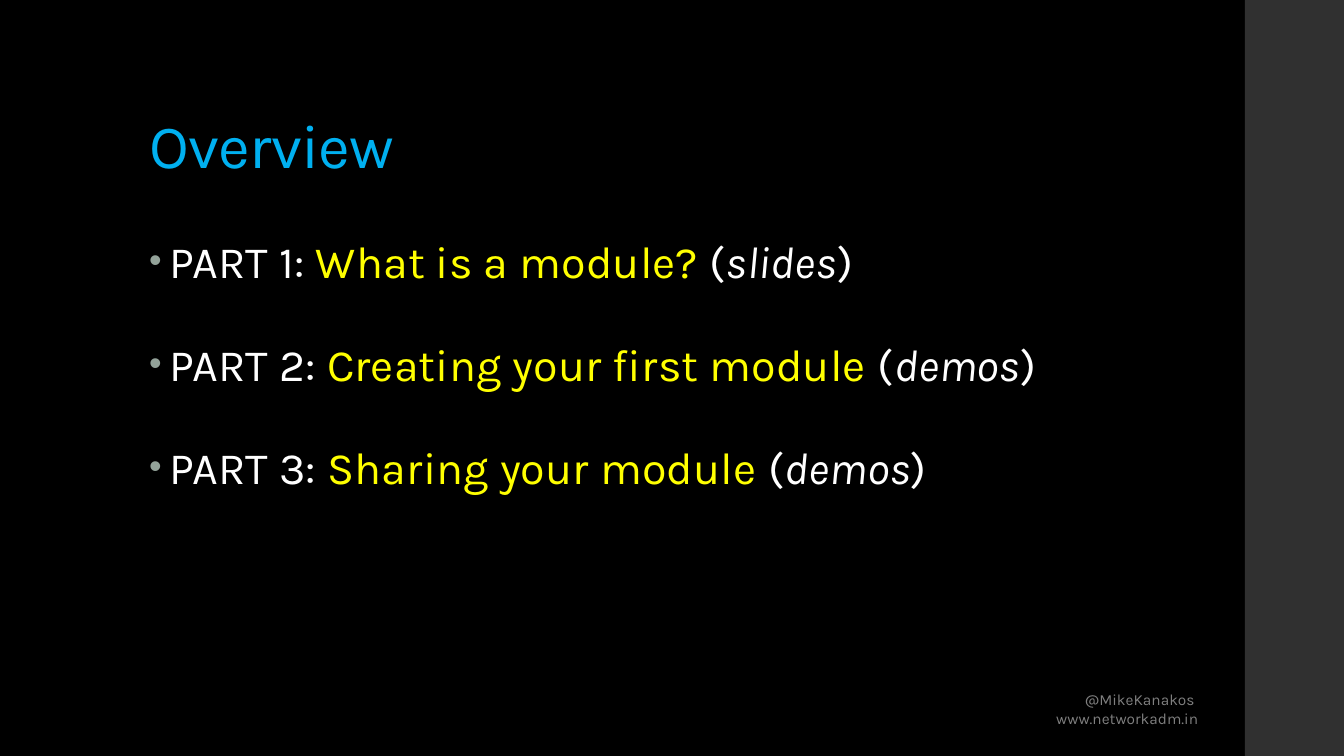
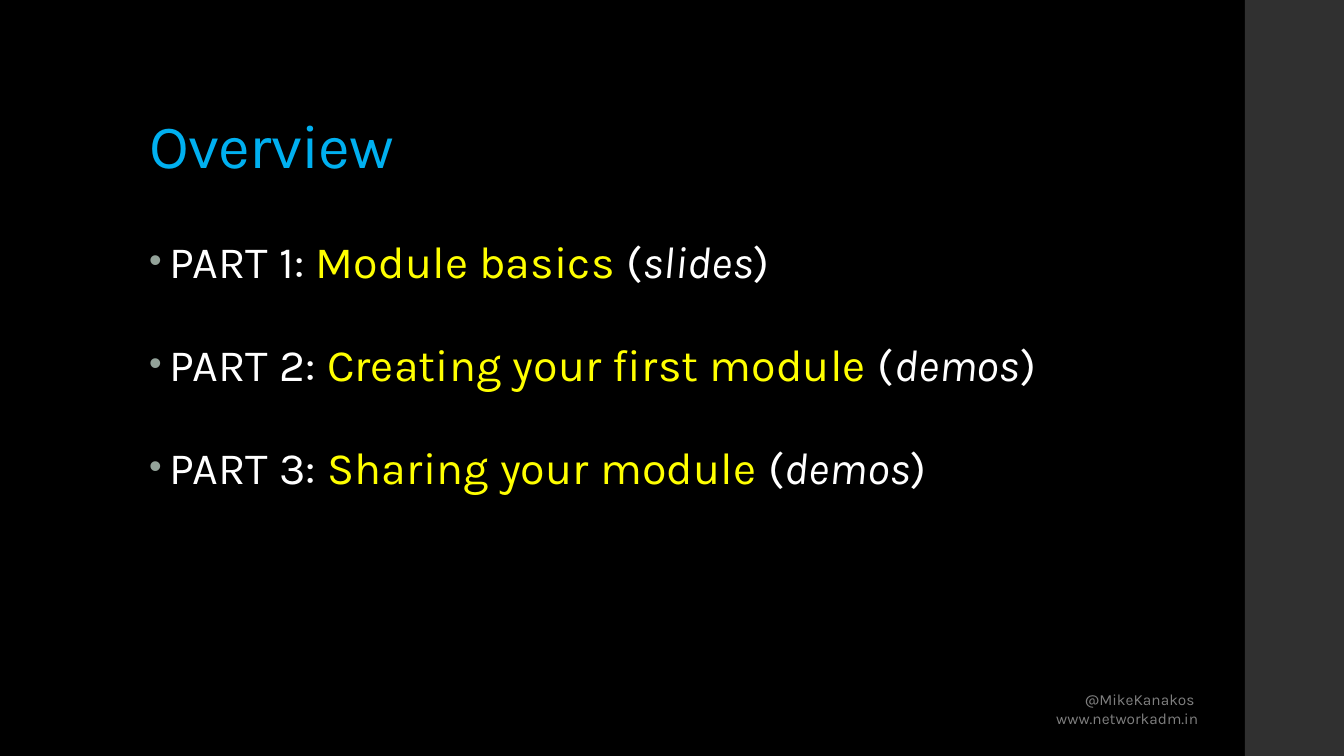
Before and after one commit to compwiz32/Presentations, a slide deck: slide 2 of 2020-09 PSPowerHour - Making your first Tools Module/Making your first Tools Module.pptx. Drawn at 1344x756 pixels with LibreOffice and Linux fonts; fonts in the diff are those of the drawing. Boxes give left, top, right and bottom in pixels: in the first picture for what was removed or moved away, otherwise in the second. Text is boxed around its words. In the diff, an @@ line names an element or a change of style, - is before the commit and + after.

Commit message:
recent presentations

```diff
--- a/2020-09 PSPowerHour - Making your first Tools Module/Making your first Tools Module.pptx
+++ b/2020-09 PSPowerHour - Making your first Tools Module/Making your first Tools Module.pptx
@@ text at box(169, 245, 770, 283): text changed @@
-• PART 1: What is a module? (slides)
+• PART 1: Module basics (slides)
```
Also in this commit, not shown: 3 other files.
